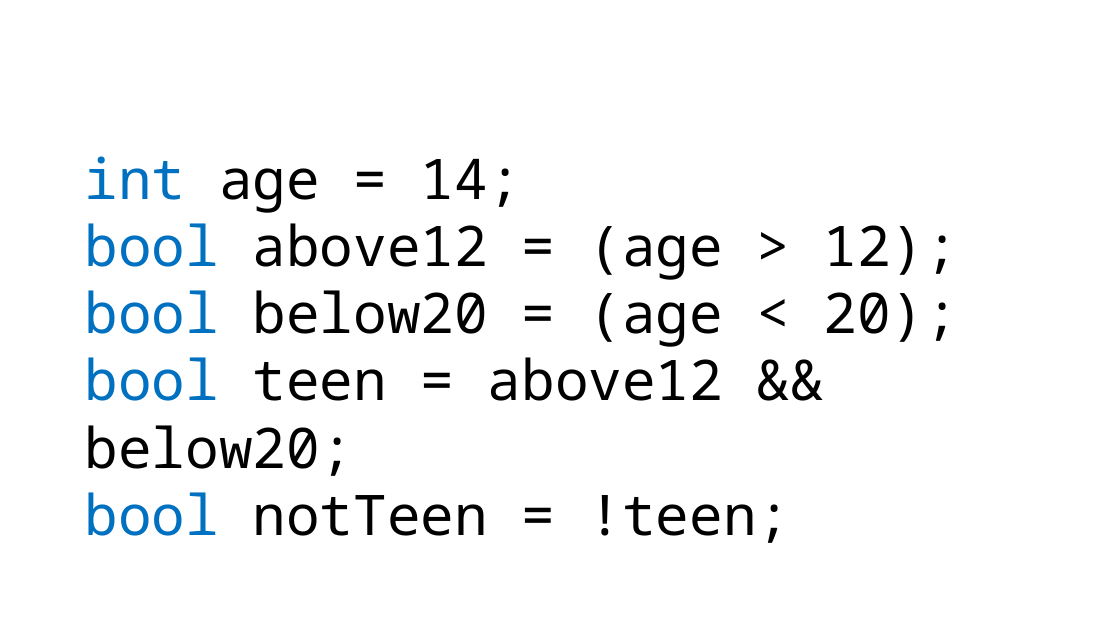
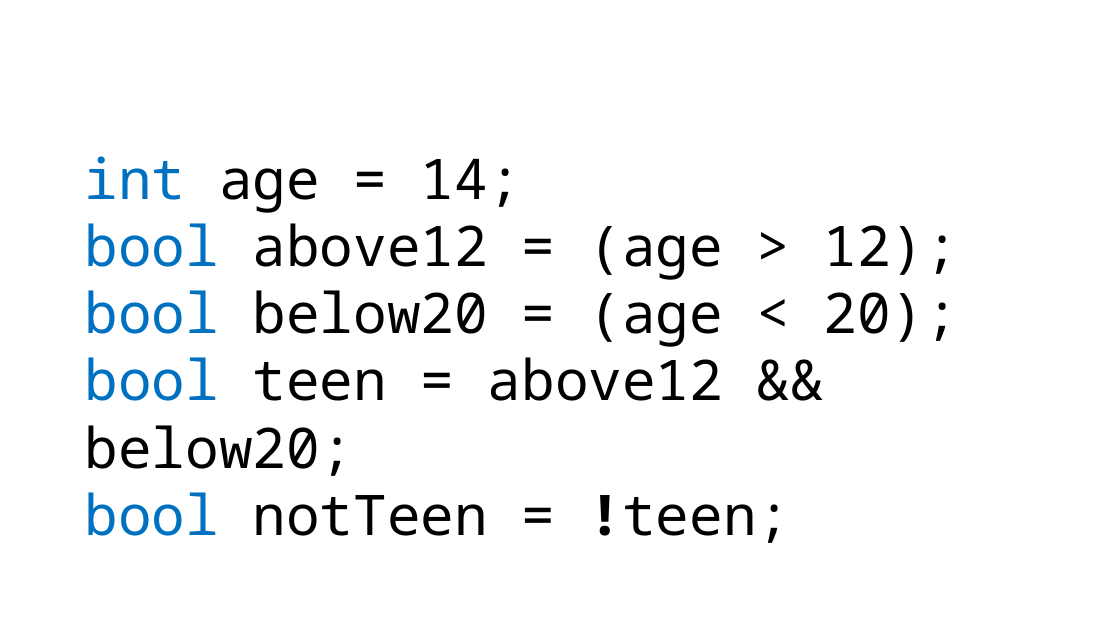
Before and after one commit to perslaursen/OOProg22, a slide deck: slide 18 of Chap/Prog01/Presentations/Logic.pptx. Drawn at 1120x630 pixels with LibreOffice and Linux fonts; fonts in the diff are those of the drawing. Boxes give left, top, right and bottom in pixels: in the first picture for what was removed or moved away, otherwise in the second. Text is boxed around its words. In the diff, an @@ line names an element or a change of style, - is before the commit and + after.

```diff
--- a/Chap/Prog01/Presentations/Logic.pptx
+++ b/Chap/Prog01/Presentations/Logic.pptx
@@ text at (x1=85, y1=492, x2=791, y2=543): bold on in "!teen;" @@
```
Also in this commit, not shown: 2 other slides changed, 14 other files.
